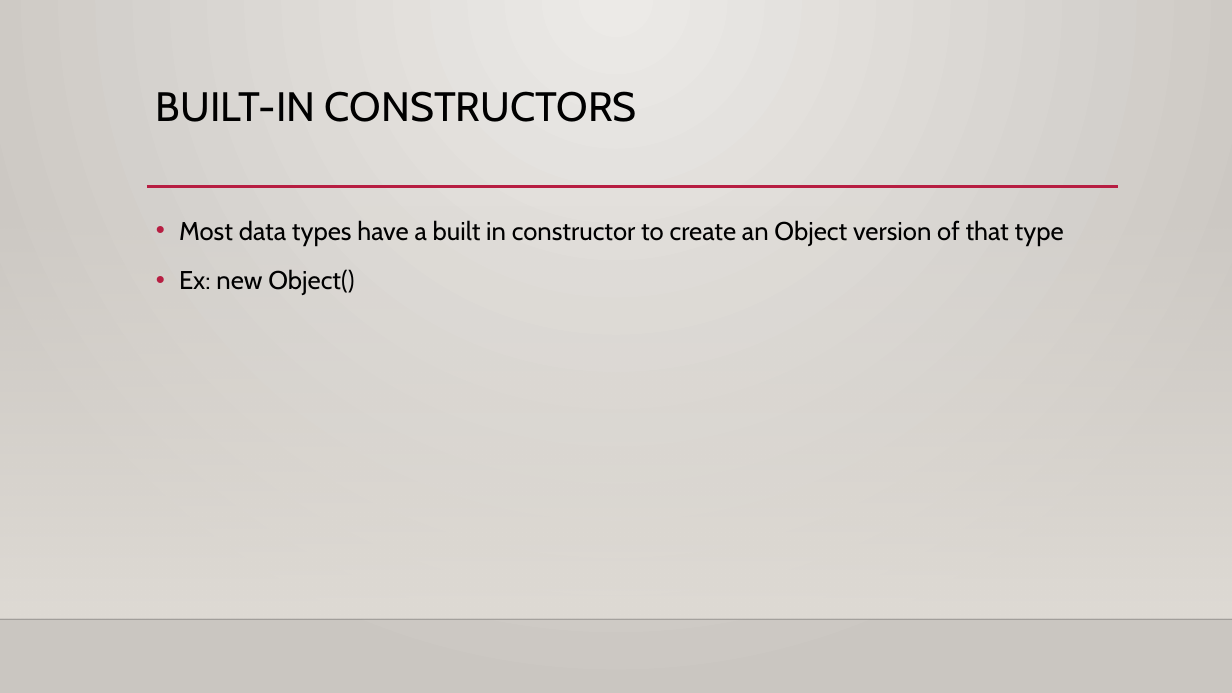
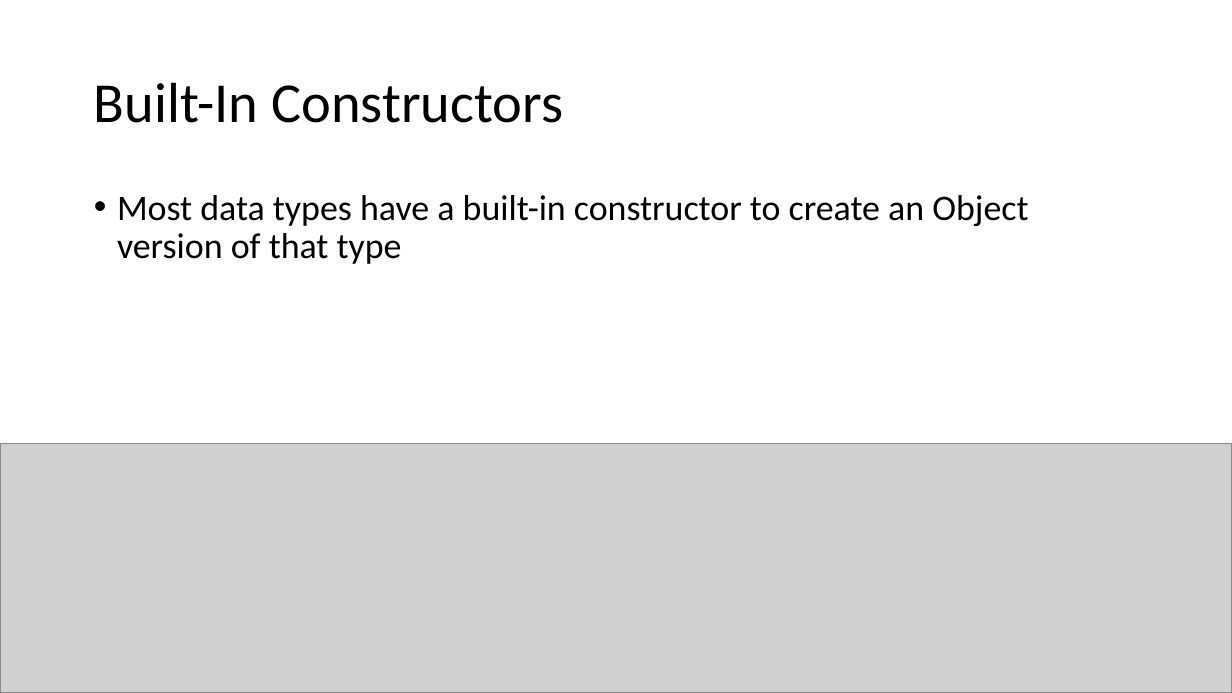
Before and after one commit to YWCANWIL-TechLab/Module11-Objects, a slide deck: slide 41 of slides/Module 11 - Objects.pptx. Drawn at 1232x693 pixels with LibreOffice and Linux fonts; fonts in the diff are those of the drawing; grey boxes stand for pictures; background and template pictures are left out. Boxes give left, top, right and bottom in pixels: in the first picture for what was removed or moved away, otherwise in the second. Text is boxed around its words. In the diff, an @@ line names an element or a change of style, - is before the commit and + after.

```diff
--- a/slides/Module 11 - Objects.pptx
+++ b/slides/Module 11 - Objects.pptx
@@ background gradient #ECEAE7 to #CAC7C1 to #FFFFFF @@
@@ title "Built-In Constructors" at (94,82,563,123): vertical alignment top to middle @@
@@ title at (94,82,563,123): text changed; size 32 to 44 pt; font Cabin to Calibri @@
-BUILT-IN CONSTRUCTORS
+Built-In Constructors
@@ rectangle removed at (0,204,1232,619) @@
@@ text at (117,195,1028,264): text changed; size 20 to 28 pt; font Cabin to Calibri @@
-• Most data types have a built in constructor to create an Object version of that type
-• Ex: new Object()
+• Most data types have a built-in constructor to create an Object version of that type
@@ line removed from (147, 187) to (1118, 187) @@
@@ picture added at (0,444,1232,693) @@
@@ line removed from (0, 619) to (1232, 619) @@
```
Also in this commit, not shown: 43 other slides changed, 8 other files.
